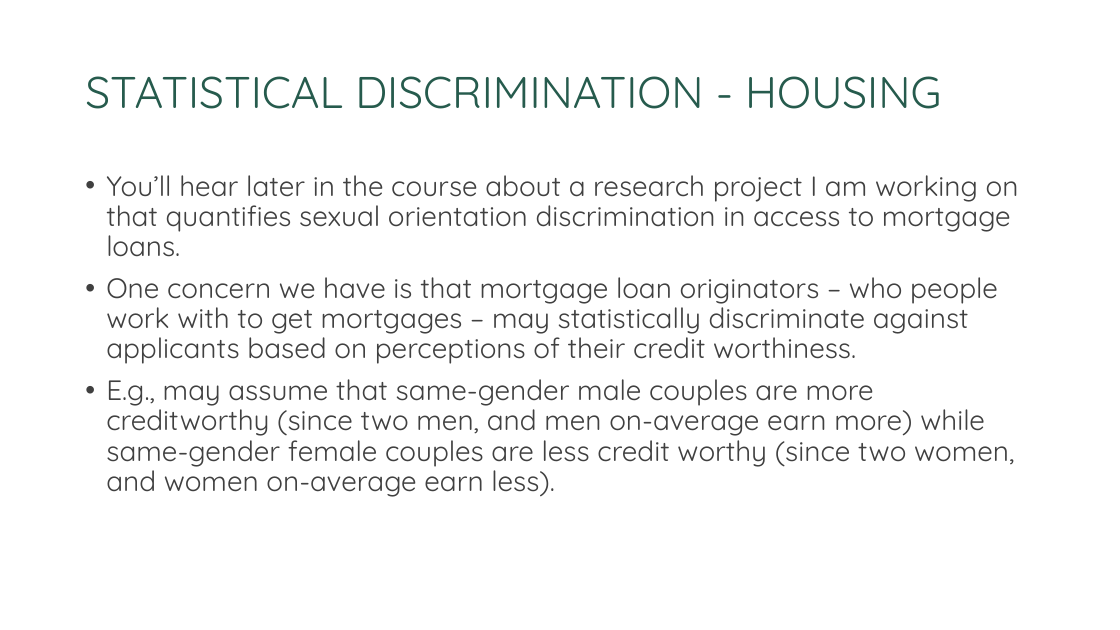
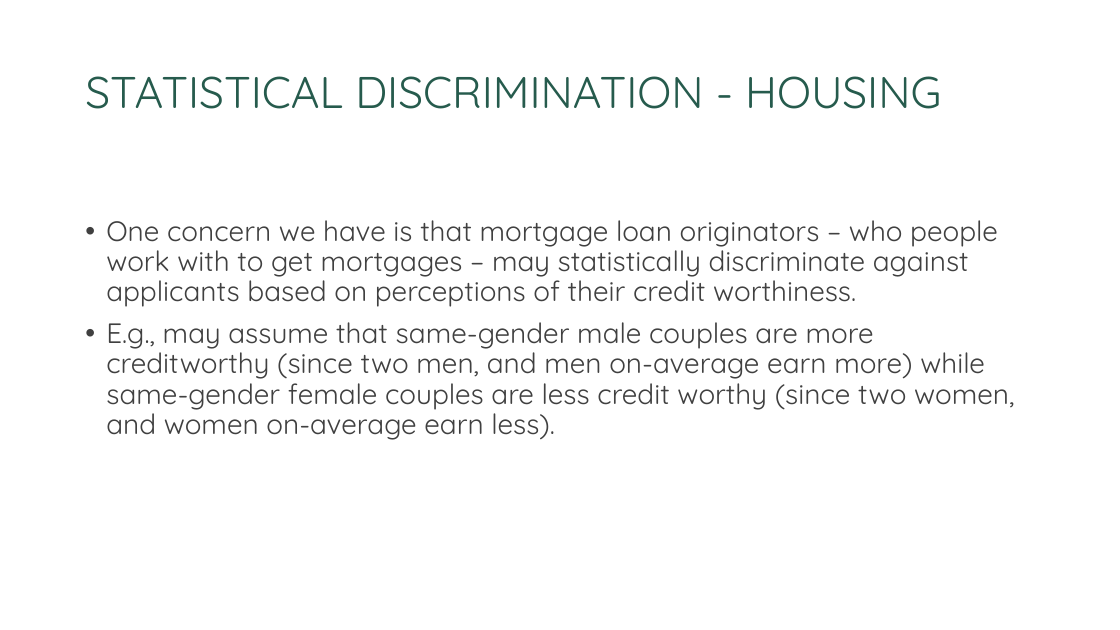
Before and after one commit to hhadah/urban-econ, a slide deck: slide 10 of slides/08-week8/02-thur/UrbanEconomicsIntrotoDiscrimination.pptx. Drawn at 1120x630 pixels with LibreOffice and Linux fonts; fonts in the diff are those of the drawing; background and template pictures are left out. Boxes give left, top, right and bottom in pixels: in the first picture for what was removed or moved away, otherwise in the second. Text is boxed around its words. In the diff, an @@ line names an element or a change of style, - is before the commit and + after.

```diff
--- a/slides/08-week8/02-thur/UrbanEconomicsIntrotoDiscrimination.pptx
+++ b/slides/08-week8/02-thur/UrbanEconomicsIntrotoDiscrimination.pptx
@@ text at (106, 175, 1019, 257): paragraph removed @@
-• You’ll hear later in the course about a research project I am working on that quantifies sexual orientation discrimination in access to mortgage loans.
```
Also in this commit, not shown: 2 other files.
